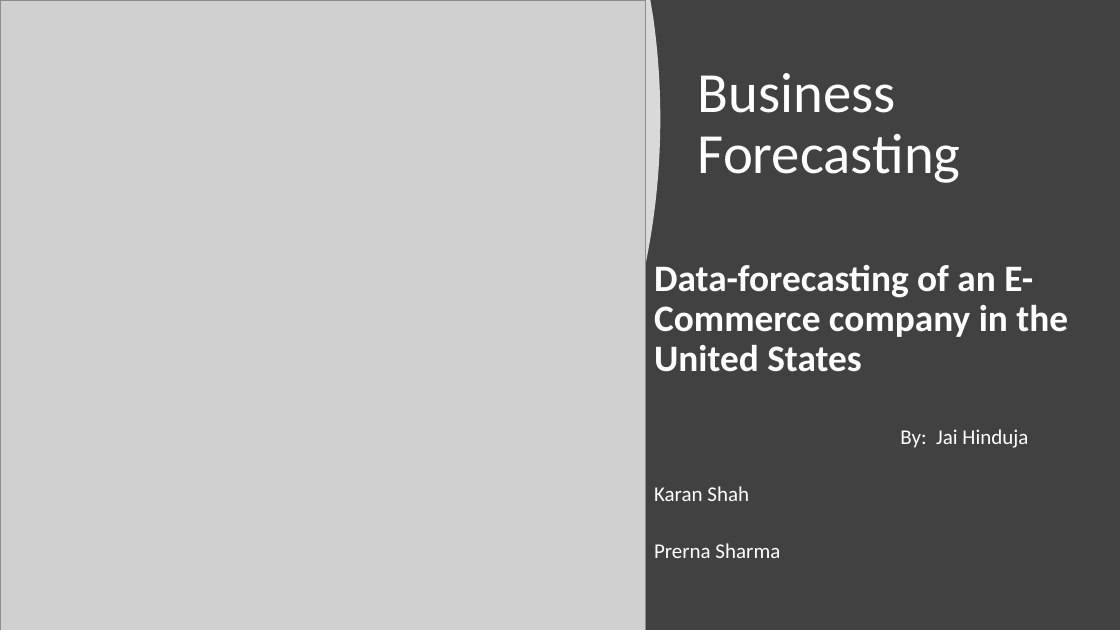
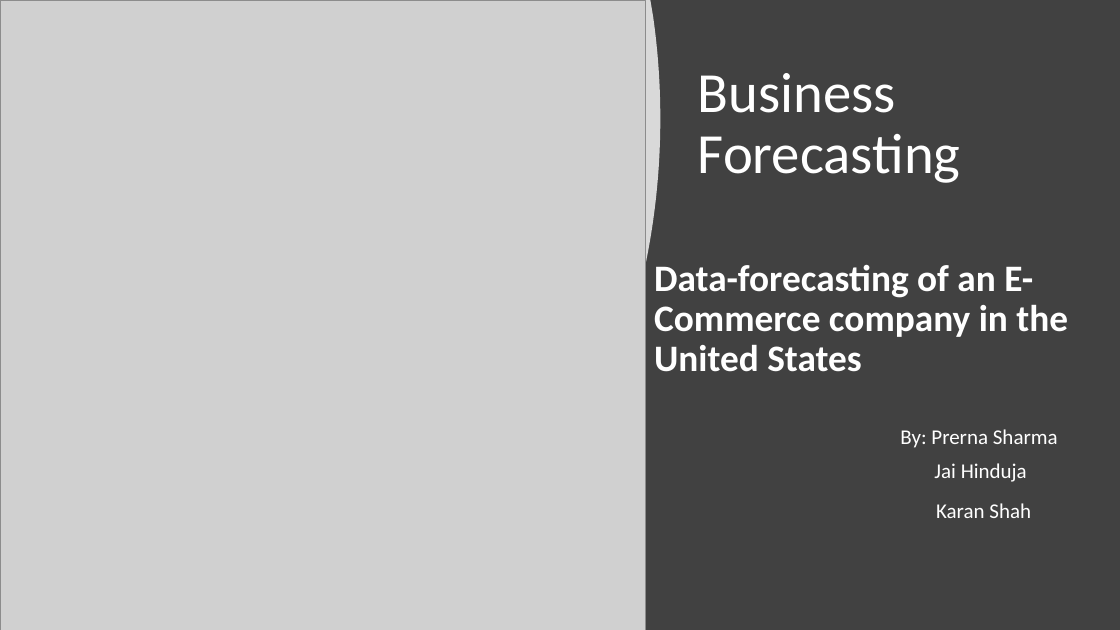
Before and after one commit to PrernaSharma96/Forecasting-of-E-Commerce-Products, a slide deck: slide 1 of Data Forecasting of Ecommerce in United States.pptx. Drawn at 1120x630 pixels with LibreOffice and Linux fonts; fonts in the diff are those of the drawing; grey boxes stand for pictures. Boxes give left, top, right and bottom in pixels: in the first picture for what was removed or moved away, otherwise in the second. Text is boxed around its words. In the diff, an @@ line names an element or a change of style, - is before the commit and + after.

```diff
--- a/Data Forecasting of Ecommerce in United States.pptx
+++ b/Data Forecasting of Ecommerce in United States.pptx
@@ subtitle at (900,429,1058,482): text changed @@
-By: Jai Hinduja
+By: Prerna Sharma
+Jai Hinduja
@@ subtitle at (654,543,780,558): paragraph removed @@
-Prerna Sharma
```
Also in this commit, not shown: 1 other slide changed.
